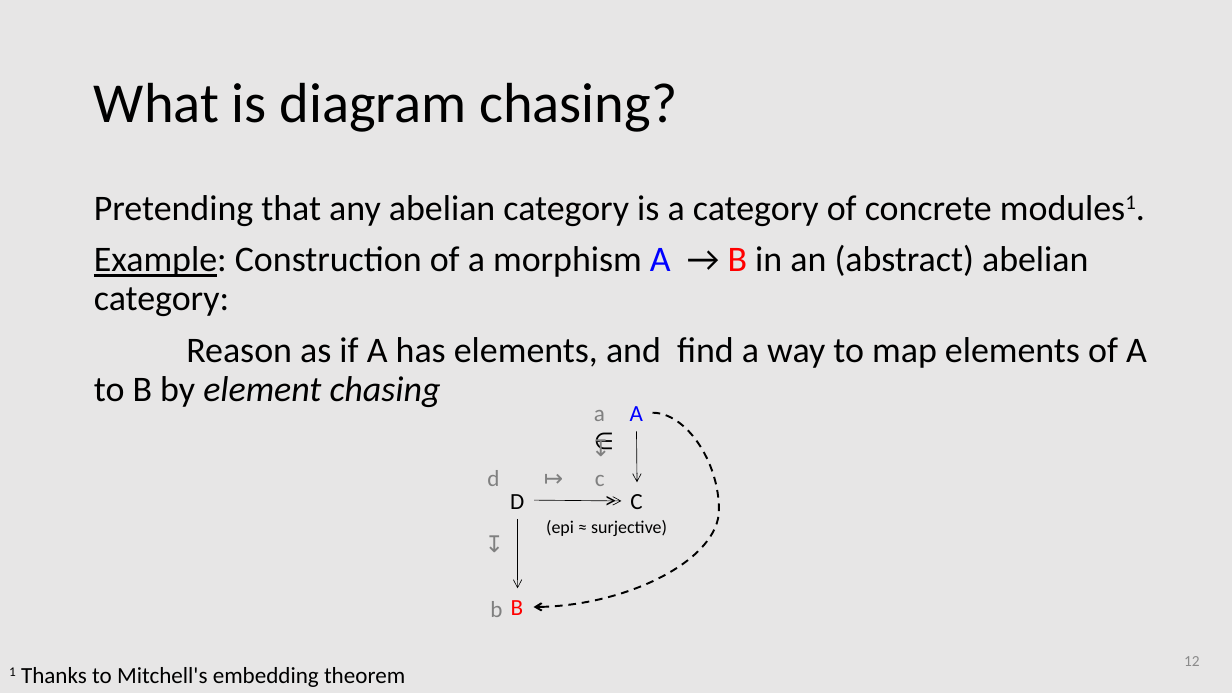
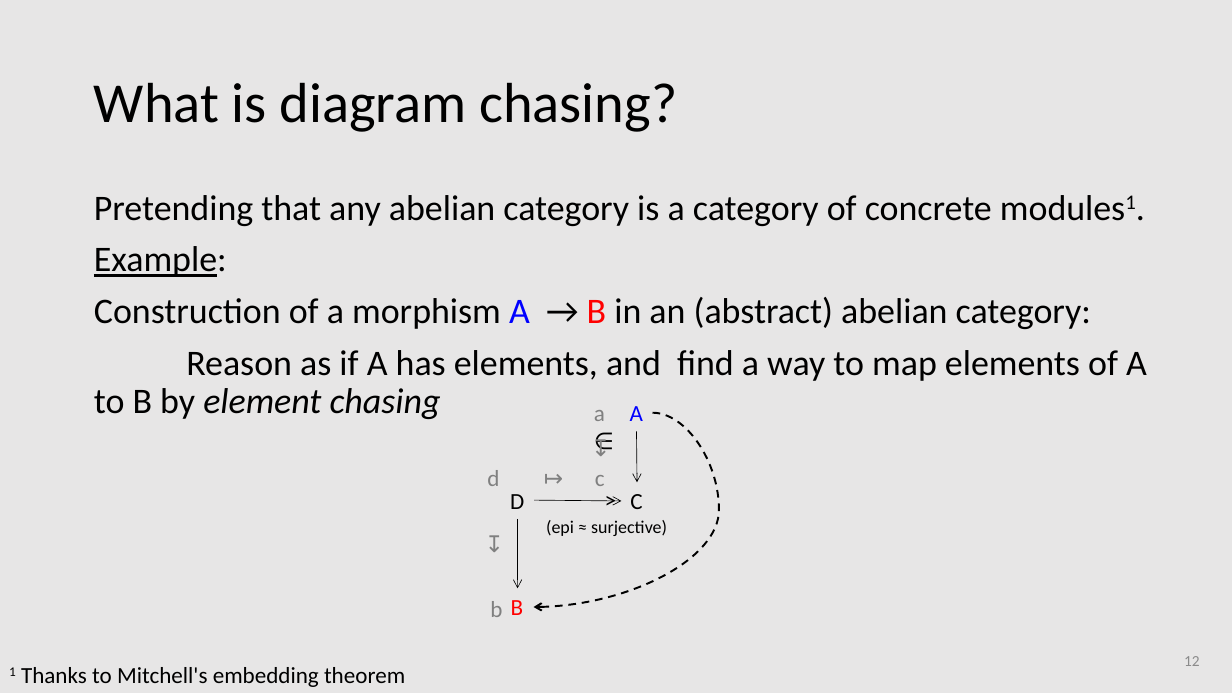
Before and after one commit to amblafont/slides, a slide deck: slide 12 of diagrammatic-reasoning/2024-november-coreact.pptx. Drawn at 1232x693 pixels with LibreOffice and Linux fonts; fonts in the diff are those of the drawing. Boxes give left, top, right and bottom in pixels: in the first picture for what was removed or moved away, otherwise in the second. Text is boxed around its words. In the diff, an @@ line names an element or a change of style, - is before the commit and + after.

```diff
--- a/diagrammatic-reasoning/2024-november-coreact.pptx
+++ b/diagrammatic-reasoning/2024-november-coreact.pptx
@@ text at <box>94,246,1091,329</box>: text changed @@
-Example: Construction of a morphism A → B in an (abstract) abelian category:
+Example:
+Construction of a morphism A → B in an (abstract) abelian category:
```
Also in this commit, not shown: 5 other slides changed, 1 slide added.
